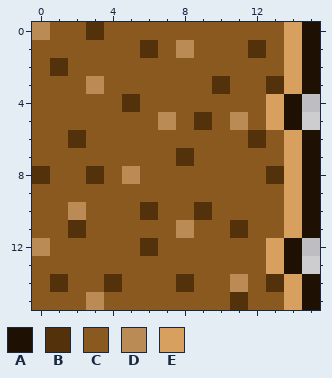
A pixel-art sprite gets an edit: tiles/dirt/dirt-13.png. This is how it looked before the edit.
The file is 16x16 pixels.
Palette (. is transparent): A #1e1103  B #53310b  C #8a5920  D #ba8b54  E #d7a05f
Pixels before, first column x 0:
 0 DCCBCCCCCCCCCCEA
 1 CCCCCCBCDCCCBCEA
 2 CBCCCCCCCCCCCCEA
 3 CCCDCCCCCCBCCBEA
 4 CCCCCBCCCCCCCEA.
 5 CCCCCCCDCBCDCEA.
 6 CCBCCCCCCCCCBCEA
 7 CCCCCCCCBCCCCCEA
 8 BCCBCDCCCCCCCBEA
 9 CCCCCCCCCCCCCCEA
10 CCDCCCBCCBCCCCEA
11 CCBCCCCCDCCBCCEA
12 DCCCCCBCCCCCCEA.
13 CCCCCCCCCCCCCEA.
14 CBCCBCCCBCCDCBEA
15 CCCDCCCCCCCBCCEA
The result:
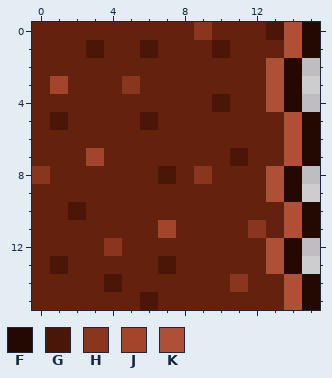
Colours new in this view: F #240902  G #4a1607  H #8a361e  J #a3452a  K #ae5035
Commit: Changed dirt to red earth
The edit:
colour C: #8a5920 -> #64210e
y 0: x 0 D -> C; x 3 B -> C; x 9 C -> H; x 13..15 CEA -> GKF
y 1: x 3 C -> G; x 6 B -> G; x 8 D -> C; x 10 C -> G; x 12 B -> C; x 14..15 EA -> KF
y 2: x 1 B -> C; x 13..15 CEA -> KF.
y 3: x 1 C -> J; x 3 D -> C; x 5 C -> H; x 10 B -> C; x 13..15 BEA -> KF.
y 4: x 5 B -> C; x 10 C -> G; x 13..14 EA -> KF
y 5: x 1 C -> G; x 6..7 CD -> GC; x 9 B -> C; x 11 D -> C; x 13..15 EA. -> CKF
y 6: x 2 B -> C; x 12 B -> C; x 14..15 EA -> KF
y 7: x 3 C -> J; x 8 B -> C; x 11 C -> G; x 14..15 EA -> KF
y 8: x 0 B -> H; x 3 B -> C; x 5 D -> C; x 7 C -> G; x 9 C -> H; x 13..15 BEA -> KF.
y 9: x 13..15 CEA -> KF.
y 10: x 2 D -> G; x 6 B -> C; x 9 B -> C; x 14..15 EA -> KF
y 11: x 2 B -> C; x 7..8 CD -> JC; x 11..12 BC -> CH; x 14..15 EA -> KF
y 12: x 0 D -> C; x 4 C -> H; x 6 B -> C; x 13..14 EA -> KF
y 13: x 1 C -> G; x 7 C -> G; x 13..14 EA -> KF
y 14: x 1 B -> C; x 4 B -> G; x 8 B -> C; x 11 D -> H; x 13..15 BEA -> CKF
y 15: x 3 D -> C; x 6 C -> G; x 11 B -> C; x 14..15 EA -> KF
Changed places in both pictures, as pixel boxes (x1, y1, x2, y2):
changed: (32, 22, 320, 310)
